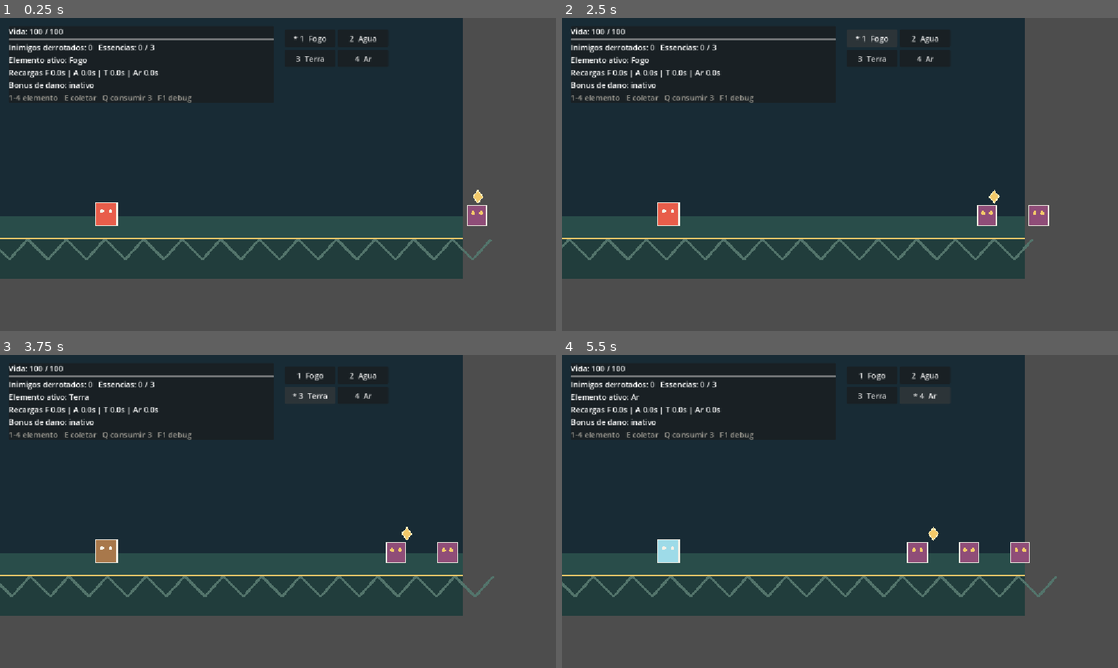
Above: before the commit, frames 1-4 (two rows, left to right).
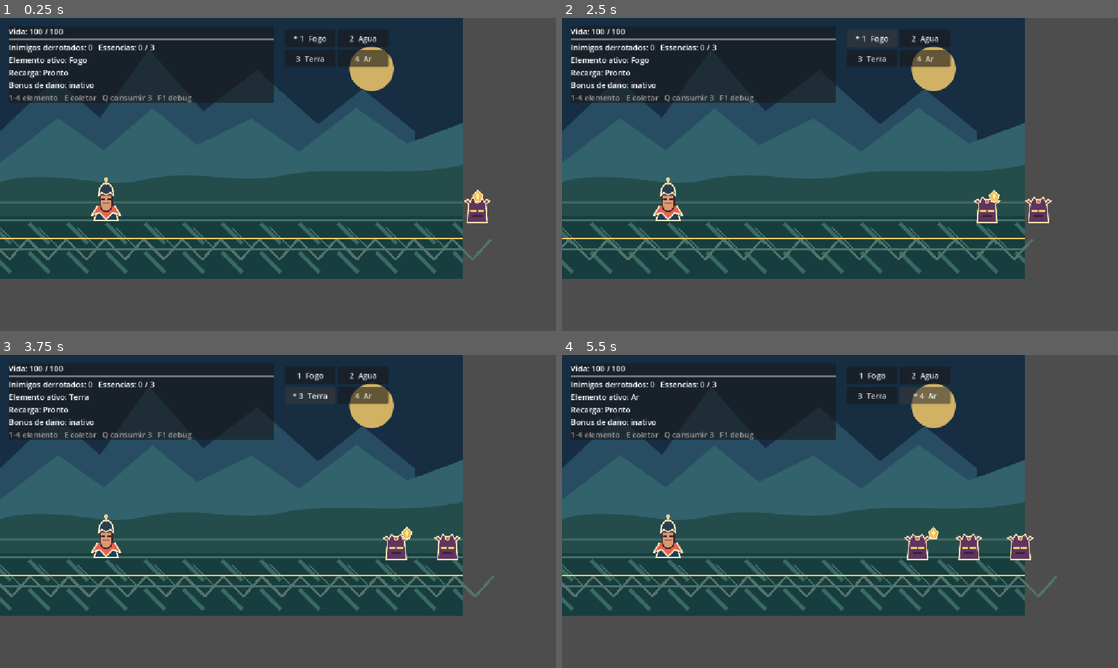
Above: after the commit, the same moments.

Repository: GhabrielMolina/elemental-idle-runner
Game: Godot game, scene res://scenes/Main.tscn
Two runs of this game, one before a commit and one after it. Both use one fixed random seed, a clock stepped at 60 frames per second and the inputs below.
Inputs:
- Up to frame 1 (0.25 s): no input
- Up to frame 2 (2.5 s): click "* 1 Fogo" at 0.5 s; click "2 Agua" at 1.25 s; click "1 Fogo" at 2 s
- Up to frame 3 (3.75 s): click "3 Terra" at 2.75 s; click "* 3 Terra" at 3.5 s
- Up to frame 4 (5.5 s): click "4 Ar" at 4.25 s; click "* 4 Ar" at 5 s

The runs differ from the first frame. In frame 1, 32% of the frame differs, in the area x 0-89%, y 8-82%; in frame 2, 32%; in frame 3, 32%; in frame 4, 33%, in the area x 0-85%, y 8-82%.

Commit message:
feat: add SVG assets and refining the HUD

Diff:
--- /dev/null
+++ b/assets/characters/avatar.svg
@@ -0,0 +1,10 @@
+<svg xmlns="http://www.w3.org/2000/svg" width="96" height="128" viewBox="0 0 96 128">
+<path d="M15 119c5-22 13-34 27-40h12c14 6 22 18 27 40H15Z" fill="#173f59" stroke="#f7e7bd" stroke-width="4"/>
+<path d="M24 78 8 105l22-8 18 19 18-19 22 8-16-27" fill="#e8614d" stroke="#f7e7bd" stroke-width="4" stroke-linejoin="round"/>
+<path d="M32 48h32v27c0 12-7 19-16 19s-16-7-16-19V48Z" fill="#d99a72" stroke="#3b2633" stroke-width="4"/>
+<path d="M28 50c0-22 9-34 20-34s20 12 20 34l-8-8-12 6-12-6-8 8Z" fill="#263d52" stroke="#f7e7bd" stroke-width="4"/>
+<path d="M36 60h7M53 60h7" stroke="#3b2633" stroke-width="4" stroke-linecap="round"/>
+<path d="M39 71h18" stroke="#8b453d" stroke-width="3" stroke-linecap="round"/>
+<path d="M48 8v12" stroke="#f3c969" stroke-width="4" stroke-linecap="round"/>
+<circle cx="48" cy="6" r="5" fill="#f3c969" stroke="#fff4cf" stroke-width="2"/>
+</svg>
--- /dev/null
+++ b/assets/characters/enemy_basic.svg
@@ -0,0 +1,7 @@
+<svg xmlns="http://www.w3.org/2000/svg" width="88" height="110" viewBox="0 0 88 110">
+<path d="M12 101 17 42 29 20l15 12 15-12 12 22 5 59H12Z" fill="#5d355f" stroke="#f6dfaf" stroke-width="4" stroke-linejoin="round"/>
+<path d="M17 42 3 31l12-4 8 10M71 42l14-11-12-4-8 10" fill="#8f4d78" stroke="#f6dfaf" stroke-width="4" stroke-linejoin="round"/>
+<path d="M25 63h14M49 63h14" stroke="#f3c969" stroke-width="7" stroke-linecap="round"/>
+<path d="M31 80h26" stroke="#2d1e35" stroke-width="5" stroke-linecap="round"/>
+<circle cx="44" cy="33" r="6" fill="#c87059" stroke="#f6dfaf" stroke-width="3"/>
+</svg>
--- /dev/null
+++ b/assets/environment/background.svg
@@ -0,0 +1,8 @@
+<svg xmlns="http://www.w3.org/2000/svg" width="960" height="540" viewBox="0 0 960 540">
+<rect width="960" height="540" fill="#162d42"/>
+<path d="M0 235 115 125l92 82 102-142 112 128 112-85 126 112 92-73 109 88v165H0Z" fill="#284d62"/>
+<path d="M0 300 120 207l95 67 101-87 92 76 113-55 99 69 118-91 105 74 117-43v174H0Z" fill="#32626c"/>
+<path d="M0 340c115-33 198 18 300-5 112-26 180 12 280-8 124-25 236 7 380-23v236H0Z" fill="#244c4b"/>
+<circle cx="770" cy="105" r="46" fill="#f3c969" opacity=".85"/>
+<path d="M0 382h960" stroke="#6d9789" stroke-width="4" opacity=".55"/>
+</svg>
--- /dev/null
+++ b/assets/environment/ground_tile.svg
@@ -0,0 +1 @@
+<svg xmlns="http://www.w3.org/2000/svg" width="160" height="130" viewBox="0 0 160 130"><rect width="160" height="130" fill="#183d3f"/><path d="M0 9h160M0 68h160" stroke="#5e8b7c" stroke-width="4" opacity=".7"/><path d="m-20 15 42 42M60 15l42 42m38-42 42 42M-20 75l42 42m38-42 42 42m38-42 42 42" stroke="#396b64" stroke-width="8"/><path d="m0 24 42 42m38-42 42 42m38-42 42 42" stroke="#78a28e" stroke-width="2" opacity=".7"/></svg>
--- /dev/null
+++ b/assets/items/essence.svg
@@ -0,0 +1 @@
+<svg xmlns="http://www.w3.org/2000/svg" width="48" height="48" viewBox="0 0 48 48"><path d="M24 4 40 20 32 40 16 40 8 20 24 4Z" fill="#f0b94e" stroke="#fff3c4" stroke-width="3" stroke-linejoin="round"/><path d="m24 10 5 12-5 15-5-15 5-12Z" fill="#fff1a6"/><path d="M10 22h28" stroke="#fff8d5" stroke-width="2"/></svg>
--- /dev/null
+++ b/assets/projectiles/air.svg
@@ -0,0 +1 @@
+<svg xmlns="http://www.w3.org/2000/svg" width="48" height="40" viewBox="0 0 48 40"><path d="M5 24c11-14 21-14 35-8-8 0-11 4-14 8 7 0 12 2 17 6-14-3-24-1-38 4 6-4 9-7 12-10H5Z" fill="#aee7ee" stroke="#f1fff8" stroke-width="3" stroke-linejoin="round"/><path d="M8 12c8-4 15-3 21 1" fill="none" stroke="#8cc9d8" stroke-width="3" stroke-linecap="round"/></svg>
--- /dev/null
+++ b/assets/projectiles/earth.svg
@@ -0,0 +1 @@
+<svg xmlns="http://www.w3.org/2000/svg" width="40" height="40" viewBox="0 0 40 40"><path d="m20 3 15 10-4 19-18 5L5 22 9 8l11-5Z" fill="#a87548" stroke="#f0d29b" stroke-width="3" stroke-linejoin="round"/><path d="m13 11 8 8-5 10M21 19l9-4" fill="none" stroke="#6a4537" stroke-width="3" stroke-linecap="round"/></svg>
--- /dev/null
+++ b/assets/projectiles/fire.svg
@@ -0,0 +1 @@
+<svg xmlns="http://www.w3.org/2000/svg" width="40" height="40" viewBox="0 0 40 40"><path d="M20 36C8 31 8 20 18 15c-1-5 2-9 7-12 0 7 8 10 8 19 0 7-5 12-13 14Z" fill="#ef543d" stroke="#fff0b5" stroke-width="3"/><path d="M20 29c-5-4-2-8 2-11 1 4 5 5 4 9-1 3-3 4-6 5Z" fill="#f7c94e"/></svg>
--- /dev/null
+++ b/assets/projectiles/water.svg
@@ -0,0 +1 @@
+<svg xmlns="http://www.w3.org/2000/svg" width="40" height="40" viewBox="0 0 40 40"><path d="M20 3C14 12 7 18 7 26a13 13 0 0 0 26 0C33 18 26 12 20 3Z" fill="#36a9d0" stroke="#dcf7ff" stroke-width="3"/><path d="M14 26c1 4 4 6 8 6" fill="none" stroke="#b7eff7" stroke-width="3" stroke-linecap="round"/></svg>
--- a/scenes/Enemy.tscn
+++ b/scenes/Enemy.tscn
@@ -1,6 +1,12 @@
-[gd_scene load_steps=2 format=3]
+[gd_scene load_steps=3 format=3]
 
 [ext_resource type="Script" path="res://scripts/enemy.gd" id="1_enemy"]
+[ext_resource type="Texture2D" path="res://assets/characters/enemy_basic.svg" id="2_enemy_sprite"]
 
 [node name="Enemy" type="Node2D"]
 script = ExtResource("1_enemy")
+
+[node name="Sprite" type="Sprite2D" parent="."]
+texture = ExtResource("2_enemy_sprite")
+position = Vector2(0, -36)
+scale = Vector2(0.65, 0.65)
--- a/scenes/Essence.tscn
+++ b/scenes/Essence.tscn
@@ -1,6 +1,11 @@
-[gd_scene load_steps=2 format=3]
+[gd_scene load_steps=3 format=3]
 
 [ext_resource type="Script" path="res://scripts/essence.gd" id="1_essence"]
+[ext_resource type="Texture2D" path="res://assets/items/essence.svg" id="2_essence_sprite"]
 
 [node name="Essence" type="Node2D"]
 script = ExtResource("1_essence")
+
+[node name="Sprite" type="Sprite2D" parent="."]
+texture = ExtResource("2_essence_sprite")
+scale = Vector2(0.65, 0.65)
--- a/scenes/Main.tscn
+++ b/scenes/Main.tscn
@@ -1,9 +1,41 @@
-[gd_scene load_steps=3 format=3]
+[gd_scene load_steps=5 format=3]
 
 [ext_resource type="Script" path="res://scripts/main.gd" id="1_main"]
 [ext_resource type="PackedScene" path="res://scenes/Player.tscn" id="2_player"]
+[ext_resource type="Texture2D" path="res://assets/environment/background.svg" id="3_background"]
+[ext_resource type="Texture2D" path="res://assets/environment/ground_tile.svg" id="4_ground"]
 
 [node name="Main" type="Node2D"]
 script = ExtResource("1_main")
 
+[node name="Background" type="Sprite2D" parent="."]
+z_index = -2
+texture = ExtResource("3_background")
+centered = false
+
+[node name="GroundTile01" type="Sprite2D" parent="."]
+z_index = -1
+texture = ExtResource("4_ground")
+position = Vector2(80, 475)
+[node name="GroundTile02" type="Sprite2D" parent="."]
+z_index = -1
+texture = ExtResource("4_ground")
+position = Vector2(240, 475)
+[node name="GroundTile03" type="Sprite2D" parent="."]
+z_index = -1
+texture = ExtResource("4_ground")
+position = Vector2(400, 475)
+[node name="GroundTile04" type="Sprite2D" parent="."]
+z_index = -1
+texture = ExtResource("4_ground")
+position = Vector2(560, 475)
+[node name="GroundTile05" type="Sprite2D" parent="."]
+z_index = -1
+texture = ExtResource("4_ground")
+position = Vector2(720, 475)
+[node name="GroundTile06" type="Sprite2D" parent="."]
+z_index = -1
+texture = ExtResource("4_ground")
+position = Vector2(880, 475)
+
 [node name="Player" parent="." instance=ExtResource("2_player")]
--- a/scenes/Player.tscn
+++ b/scenes/Player.tscn
@@ -1,7 +1,13 @@
-[gd_scene load_steps=2 format=3]
+[gd_scene load_steps=3 format=3]
 
 [ext_resource type="Script" path="res://scripts/player.gd" id="1_player"]
+[ext_resource type="Texture2D" path="res://assets/characters/avatar.svg" id="2_avatar"]
 
 [node name="Player" type="Node2D"]
 script = ExtResource("1_player")
 position = Vector2(220, 430)
+
+[node name="Sprite" type="Sprite2D" parent="."]
+texture = ExtResource("2_avatar")
+position = Vector2(0, -52)
+scale = Vector2(0.75, 0.75)
--- a/scripts/enemy.gd
+++ b/scripts/enemy.gd
@@ -41,14 +41,3 @@
 		already_defeated = true
 		defeated.emit()
 		queue_free()
-
-func _draw() -> void:
-	var color := Color("#8f4d78")
-	if stun_timer > 0.0:
-		color = Color("#d2a15d")
-	elif slow_timer > 0.0:
-		color = Color("#477fa1")
-	draw_rect(Rect2(-20, -42, 40, 42), color)
-	draw_rect(Rect2(-20, -42, 40, 42), Color("#f4f0e6"), false, 2.0)
-	draw_circle(Vector2(-8, -26), 4.0, Color("#f3c969"))
-	draw_circle(Vector2(8, -26), 4.0, Color("#f3c969"))
--- a/scripts/essence.gd
+++ b/scripts/essence.gd
@@ -5,8 +5,3 @@
 func _process(delta: float) -> void:
 	position.x -= speed * delta
 	queue_redraw()
-
-func _draw() -> void:
-	var points := PackedVector2Array([Vector2(0, -13), Vector2(10, 0), Vector2(0, 13), Vector2(-10, 0)])
-	draw_colored_polygon(points, Color("#f3c969"))
-	draw_polyline(PackedVector2Array([points[0], points[1], points[2], points[3], points[0]]), Color("#fff3c4"), 2.0)
--- a/scripts/main.gd
+++ b/scripts/main.gd
@@ -275,7 +275,8 @@
 	update_health(player.health, player.max_health)
 	stats_label.text = "Inimigos derrotados: %d   Essencias: %d / 3" % [defeated_count, essence_count]
 	element_label.text = "Elemento ativo: %s" % player.selected_element
-	cooldown_label.text = "Recargas F %.1fs | A %.1fs | T %.1fs | Ar %.1fs" % [player.get_cooldown_remaining("Fogo"), player.get_cooldown_remaining("Agua"), player.get_cooldown_remaining("Terra"), player.get_cooldown_remaining("Ar")]
+	var cooldown: float = player.get_cooldown_remaining(player.selected_element)
+	cooldown_label.text = "Recarga: Pronto" if cooldown <= 0.0 else "Recarga: %.1f s" % cooldown
 	bonus_label.text = "Bonus de dano: ATIVO (%.1fs)" % bonus_timer if player.damage_bonus else "Bonus de dano: inativo"
 	command_label.text = "1-4 elemento   E coletar   Q consumir 3   F1 debug"
 	var elements := ["Fogo", "Agua", "Terra", "Ar"]
@@ -289,9 +290,6 @@
 		debug_panel.update_display(state, speeds[speed_index], get_tree().paused)
 
 func _draw() -> void:
-	draw_rect(Rect2(0, 0, 960, 540), Color("#182b35"))
-	draw_rect(Rect2(0, 410, 960, 130), Color("#294d4a"))
-	draw_rect(Rect2(0, 458, 960, 82), Color("#213d3c"))
 	for x in range(-80, 1040, 80):
 		var belt_x := x - belt_offset
 		draw_line(Vector2(belt_x, 458), Vector2(belt_x + 42, 500), Color("#53746b"), 5.0)
--- a/scripts/player.gd
+++ b/scripts/player.gd
@@ -92,14 +92,3 @@
 	damage_bonus = false
 	health_changed.emit(health, max_health)
 	queue_redraw()
-
-func _draw() -> void:
-	var color := Color("#e85d4a")
-	match selected_element:
-		"Agua": color = Color("#3c9ed1")
-		"Terra": color = Color("#a8784b")
-		"Ar": color = Color("#9edbe8")
-	draw_rect(Rect2(-22, -48, 44, 48), color)
-	draw_rect(Rect2(-22, -48, 44, 48), Color("#f4f0e6"), false, 3.0)
-	draw_circle(Vector2(-9, -30), 4.0, Color("#f4f0e6"))
-	draw_circle(Vector2(9, -30), 4.0, Color("#f4f0e6"))
--- a/scripts/projectile.gd
+++ b/scripts/projectile.gd
@@ -1,17 +1,34 @@
 extends Node2D
+
+const FIRE_TEXTURE := preload("res://assets/projectiles/fire.svg")
+const WATER_TEXTURE := preload("res://assets/projectiles/water.svg")
+const EARTH_TEXTURE := preload("res://assets/projectiles/earth.svg")
+const AIR_TEXTURE := preload("res://assets/projectiles/air.svg")
 
 var target: Node2D
 var damage := 1
 var element := "Fogo"
 var push_distance := 0.0
 var speed := 520.0
+var sprite: Sprite2D
+
+func _ready() -> void:
+	ensure_sprite()
+
+func ensure_sprite() -> void:
+	if sprite != null:
+		return
+	sprite = Sprite2D.new()
+	add_child(sprite)
 
 func setup(new_target: Node2D, new_damage: int, new_element: String) -> void:
 	target = new_target
 	damage = new_damage
 	element = new_element
 	push_distance = 70.0 if element == "Ar" else 0.0
-	queue_redraw()
+	var textures := {"Fogo": FIRE_TEXTURE, "Agua": WATER_TEXTURE, "Terra": EARTH_TEXTURE, "Ar": AIR_TEXTURE}
+	ensure_sprite()
+	sprite.texture = textures.get(element, FIRE_TEXTURE)
 
 func _process(delta: float) -> void:
 	if not is_instance_valid(target):
@@ -22,12 +39,3 @@
 	if global_position.distance_to(target.global_position) < 18.0:
 		target.receive_damage(damage, push_distance, element)
 		queue_free()
-
-func _draw() -> void:
-	var color := Color("#f04f3e")
-	match element:
-		"Agua": color = Color("#47b9dc")
-		"Terra": color = Color("#b07a45")
-		"Ar": color = Color("#8ed8e8")
-	draw_circle(Vector2.ZERO, 8.0, color)
-	draw_circle(Vector2.ZERO, 8.0, Color("#fff3c4"), false, 2.0)
Not shown, added: assets/characters/avatar.svg.import
Not shown, added: assets/characters/enemy_basic.svg.import
Not shown, added: assets/environment/background.svg.import
Not shown, added: assets/environment/ground_tile.svg.import
Not shown, added: assets/items/essence.svg.import
Not shown, added: assets/projectiles/air.svg.import
Not shown, added: assets/projectiles/earth.svg.import
Not shown, added: assets/projectiles/fire.svg.import
Not shown, added: assets/projectiles/water.svg.import
